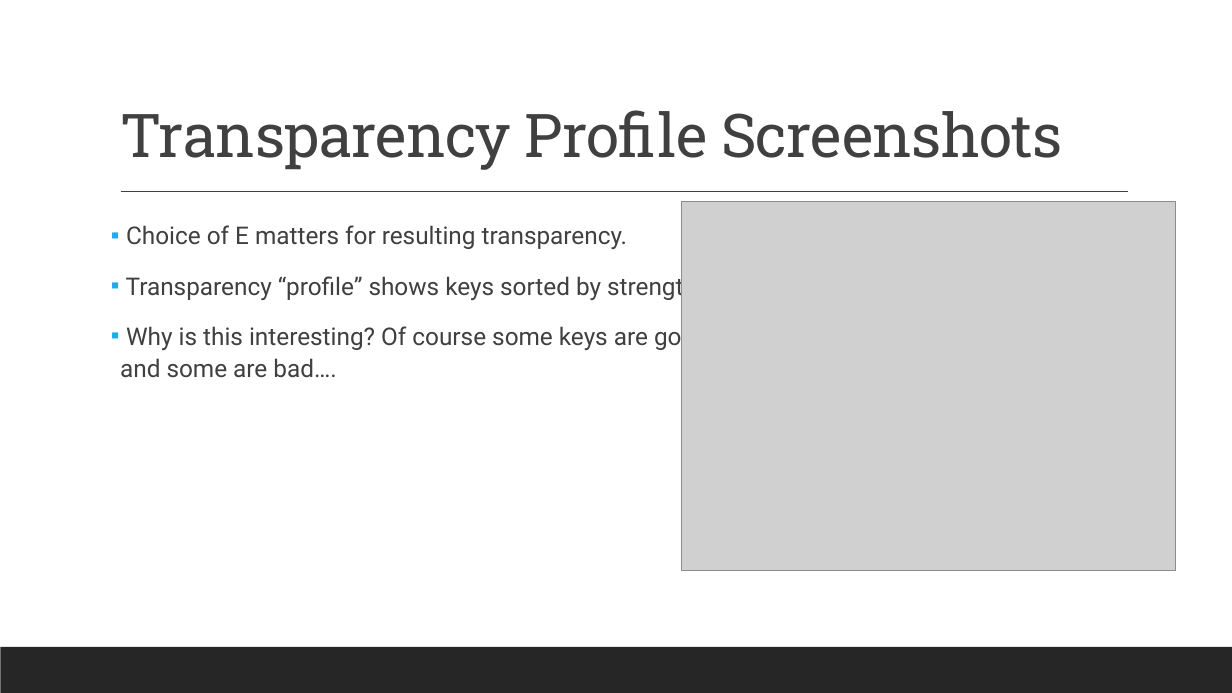
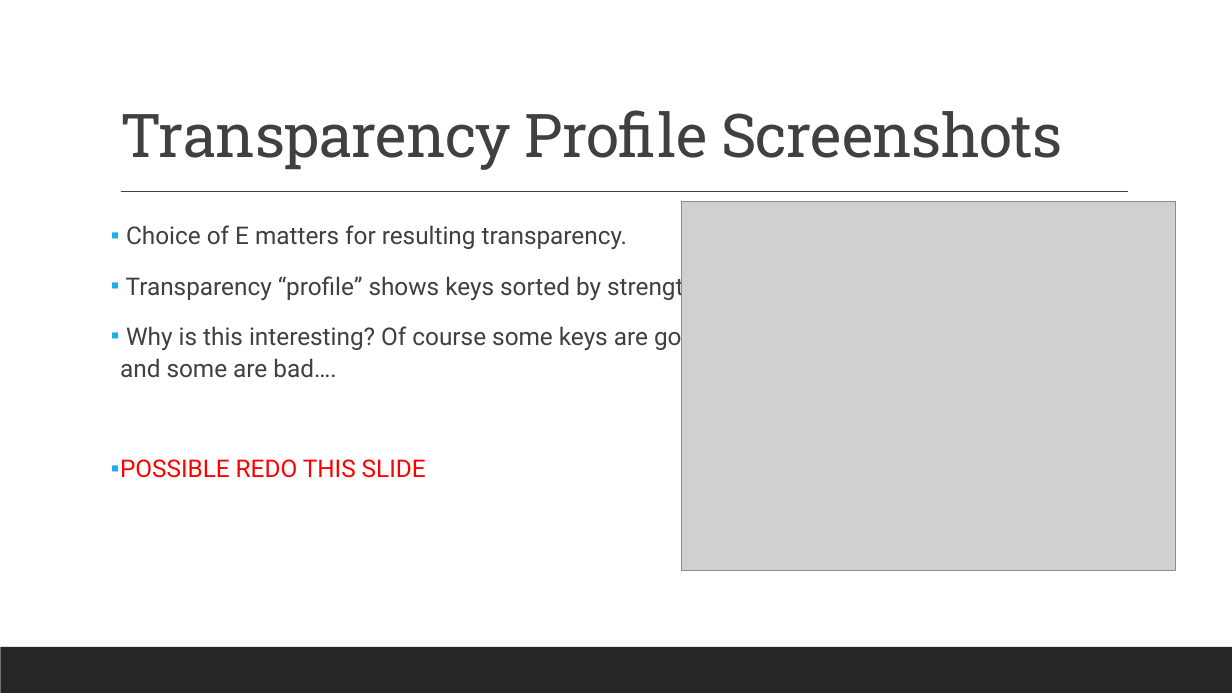
Before and after one commit to aronjschwartz/RSA_Encryption, a slide deck: slide 15 of RSA_Presentations/RSA_Research_Presentation_AronSchwartz.pptx. Drawn at 1232x693 pixels with LibreOffice and Linux fonts; fonts in the diff are those of the drawing; grey boxes stand for pictures. Boxes give left, top, right and bottom in pixels: in the first picture for what was removed or moved away, otherwise in the second. Text is boxed around its words. In the diff, an @@ line names an element or a change of style, - is before the commit and + after.

```diff
--- a/RSA_Presentations/RSA_Research_Presentation_AronSchwartz.pptx
+++ b/RSA_Presentations/RSA_Research_Presentation_AronSchwartz.pptx
@@ text at [120, 459, 426, 478]: paragraph added @@
+▪ POSSIBLE REDO THIS SLIDE
```
Also in this commit, not shown: 7 other slides changed.
